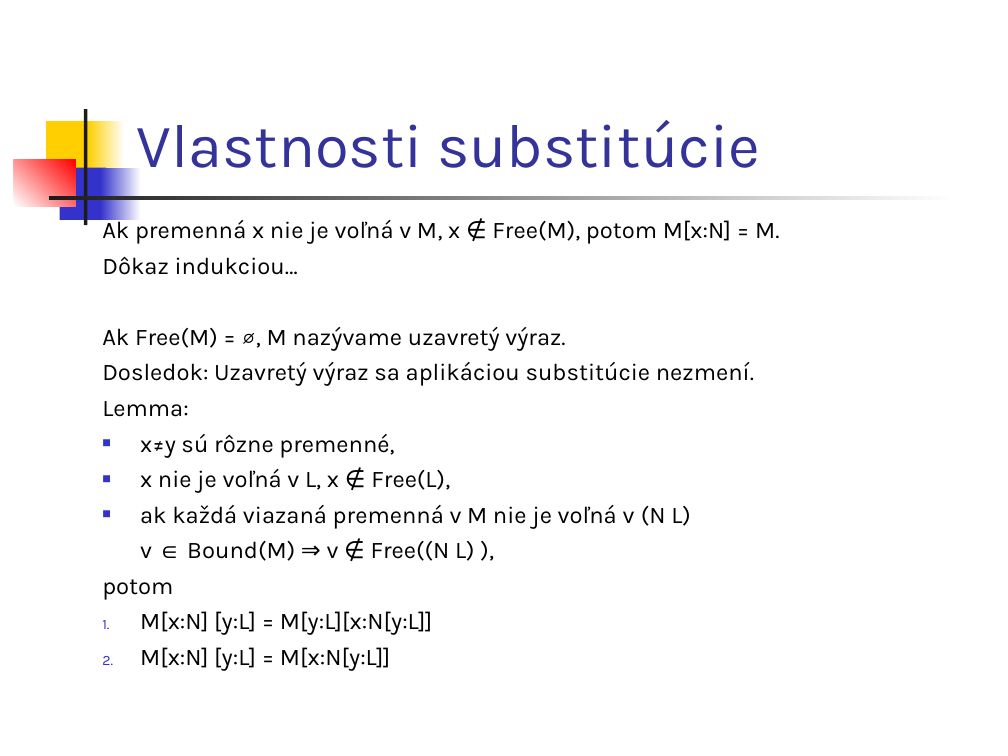
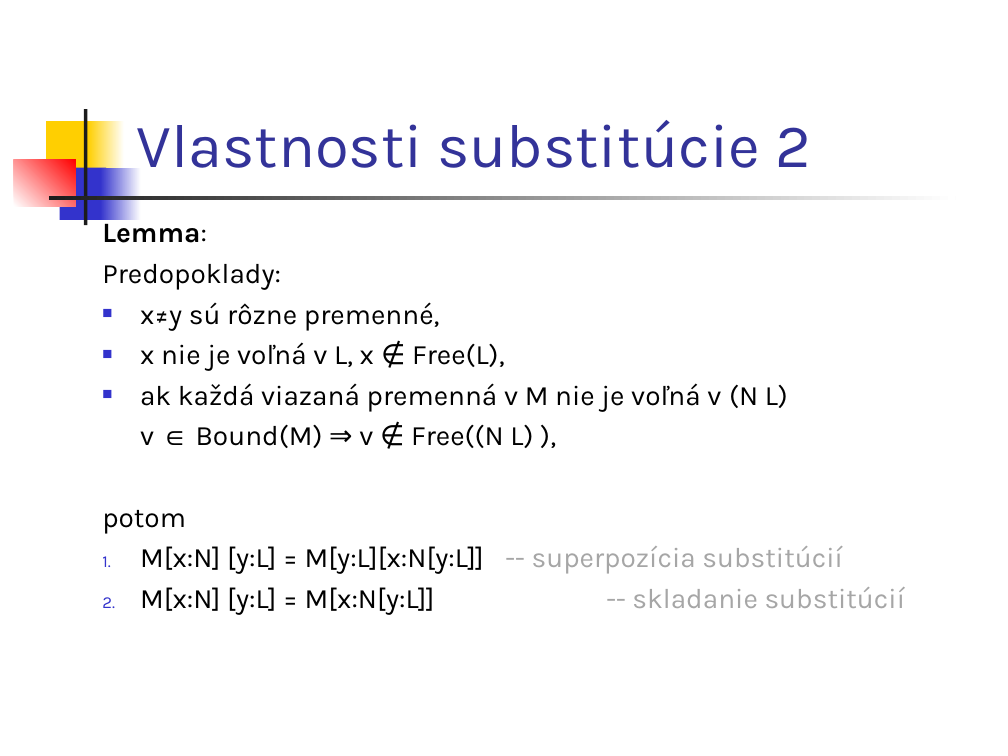
Before and after one commit to Funkcionalne/Prednasky, a slide deck: slide 18 of 05/05_fpro.ppt (slide 16 before the commit). Drawn at 1008x756 pixels with LibreOffice and Linux fonts; fonts in the diff are those of the drawing. Boxes give left, top, right and bottom in pixels: in the first picture for what was removed or moved away, otherwise in the second. Text is boxed around its words. In the diff, an @@ line names an element or a change of style, - is before the commit and + after.

```diff
--- a/05/05_fpro.ppt
+++ b/05/05_fpro.ppt
@@ title at [137, 120, 811, 168]: text changed @@
-Vlastnosti substitúcie
+Vlastnosti substitúcie 2
@@ text at [102, 217, 779, 386]: paragraphs removed @@
-Ak premenná x nie je voľná v M, x ∉ Free(M), potom M[x:N] = M.
-Dôkaz indukciou…
-Ak Free(M) = ∅, M nazývame uzavretý výraz.
-Dosledok: Uzavretý výraz sa aplikáciou substitúcie nezmení.
@@ text at [102, 217, 788, 534]: size 17 to 20 pt in "Lemma:", "x≠y sú rôzne premenné,", "x nie je voľná v L, x ...", "ak každá viazaná premenná v M nie ..." and 2 more places; bold on in "Lemma:" @@
@@ text at [102, 264, 281, 290]: paragraph added @@
+Predopoklady:
@@ text at [140, 546, 906, 615]: text changed; size 17 to 20 pt @@
-1. M[x:N] [y:L] = M[y:L][x:N[y:L]]
-2. M[x:N] [y:L] = M[x:N[y:L]]
+1. M[x:N] [y:L] = M[y:L][x:N[y:L]] -- superpozícia substitúcií
+2. M[x:N] [y:L] = M[x:N[y:L]] -- skladanie substitúcií
```
Also in this commit, not shown: 11 other slides changed, 3 slides added, 6 other files.
